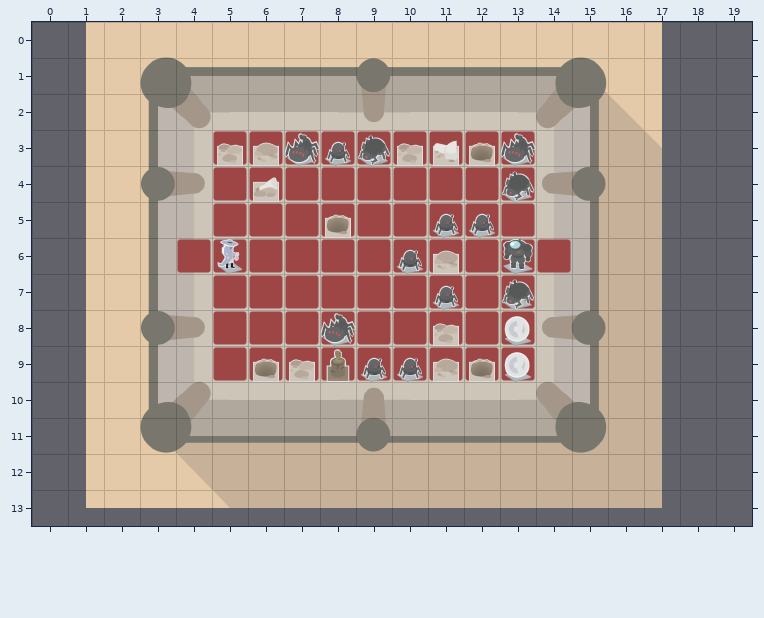
Tiled map: src/resources/maps-v2/level-11.tmx. The picture above is the old version.
Cells are 75x75 px. Shown: x 0..19, y 0..13. The old version is drawn lined up with the new one. Not drawn, because the pictures are missing: unchanged layer "Decorations". Layer "Board" is drawn -38,-38 px off the grid.
And afterwards:
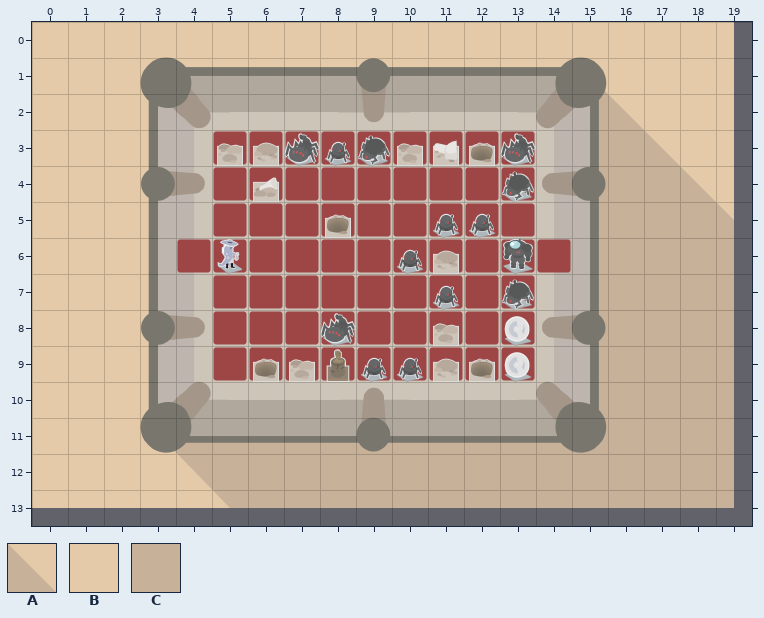
Key: from "temple": A 29, B 90, C 93.
_ is an empty cell.
Change:
map size 16x14 -> 20x14 cells (old content now starts at 2,0; both pictures use the new coordinates)
Layer "Board":
There is now tile A in row 4 at x 18; in row 5 at x 19.
There is now tile B in rows 0 to 3 at x 0 to 1 and 18 to 19; in row 4 at x 0 to 1 and 19; in rows 5 to 13 at x 0 to 1.
There is now tile C in row 5 at x 18; in rows 6 to 13 at x 18 to 19.
